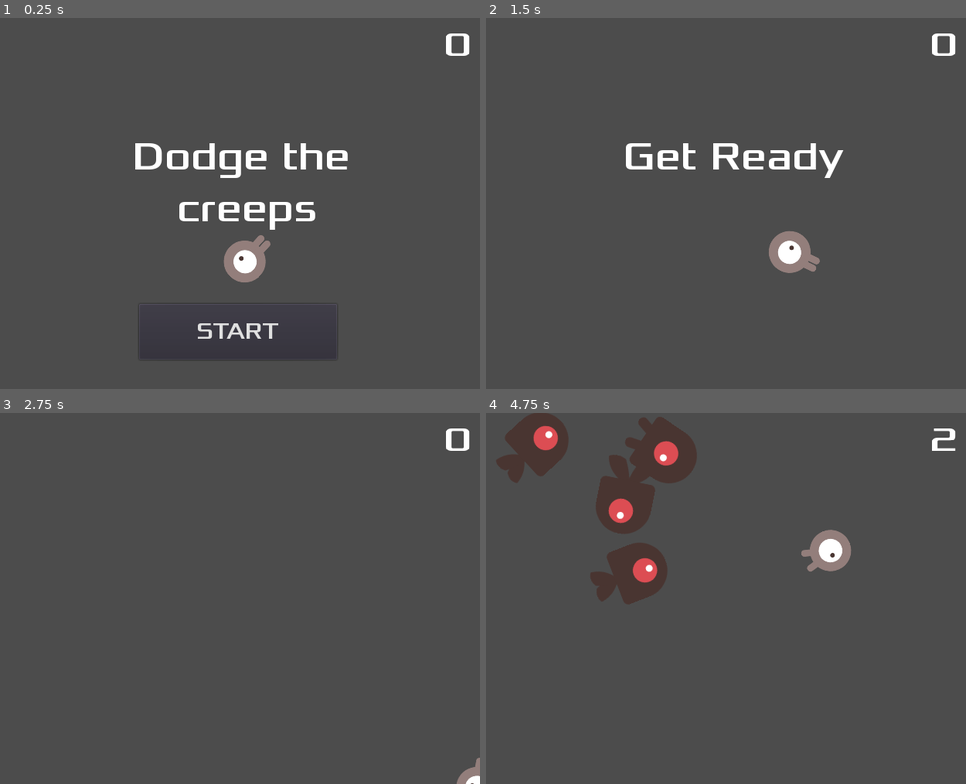
Above: before the commit, frames 1-4 (two rows, left to right).
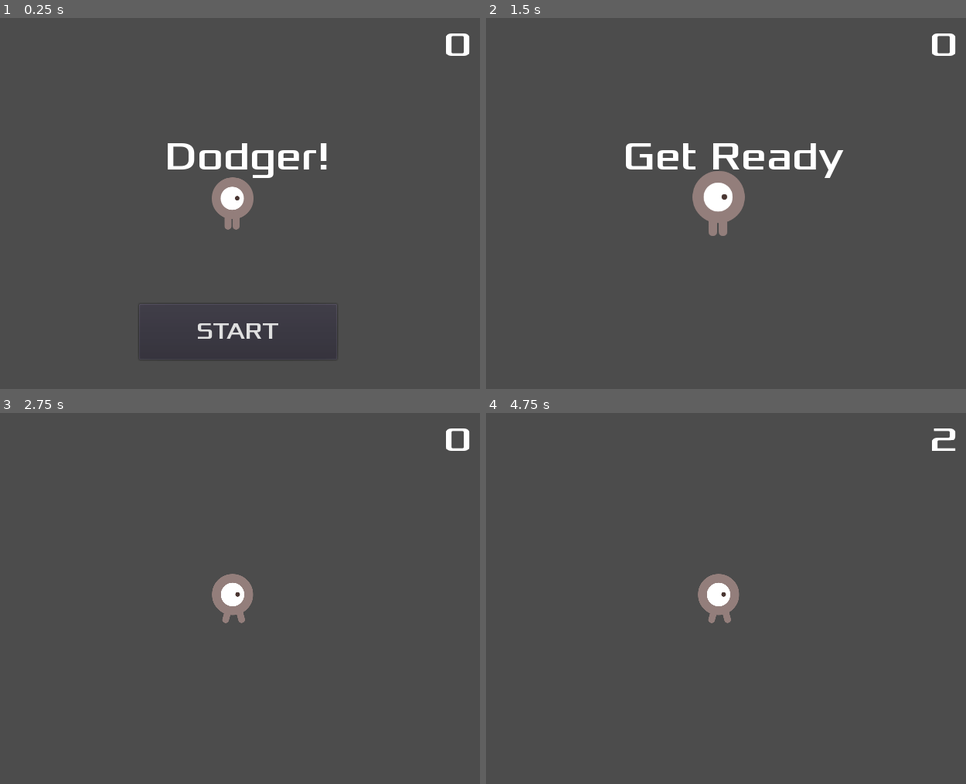
Above: after the commit, the same moments.

Repository: dpensi/Dodger
Game: Godot game, scene res://scenes/Main.tscn
The game is run twice, just before and just after one commit, with the same random seed, the same clock (stepped at 60 frames per second) and the same inputs.
Inputs (mouse positions are in pixels of both pictures, inside the frame that each line leads up to):
- Up to frame 1 (0.25 s): no input
- Up to frame 2 (1.5 s): click "START" at 0.5 s; tap Enter at 1.25 s; move the mouse to (826, 184) at 1.27 s; hold D (ui_right) from 1.28 s (still down); tap Mouse wheel down (ui_zoom_in, bound only after the commit) at 1.35 s
- Up to frame 3 (2.75 s): tap Mouse wheel up (ui_zoom_out, bound only after the commit) at 1.55, 2.1 s; move the mouse to (134, 617) at 2.02 s; release D (ui_right) at 2.03 s; hold Down (ui_down) from 2.03 s (still down); tap Mouse wheel down (ui_zoom_in, bound only after the commit) at 2.3 s
- Up to frame 4 (4.75 s): move the mouse to (769, 516) at 2.77 s; release Down (ui_down) at 2.78 s; hold D (ui_right) 2.78-3.53 s; tap Mouse wheel down (ui_zoom_in, bound only after the commit) at 2.85, 3.8, 4.35 s; tap Mouse wheel up (ui_zoom_out, bound only after the commit) at 3.05, 3.6, 4.55 s; tap Space at 3.5 s; move the mouse to (692, 672) at 3.52 s; hold W (ui_up) 3.53-4.28 s; move the mouse to (865, 654) at 4.27 s; hold Left (ui_left) from 4.28 s (still down)

The runs differ from the first frame. In frame 1, 3.9% of the frame differs, in the area x 28-73%, y 33-72%; in frame 2, 2.2%; in frame 3, 1.0%; in frame 4, 8.6%, in the area x 2-77%, y 0-57%.

Commit message:
camera follows player

Diff:
--- a/project.godot
+++ b/project.godot
@@ -65,6 +65,16 @@
 "events": [ Object(InputEventKey,"resource_local_to_scene":false,"resource_name":"","device":0,"alt":false,"shift":false,"control":false,"meta":false,"command":false,"pressed":false,"scancode":16777218,"unicode":0,"echo":false,"script":null)
  ]
 }
+ui_zoom_in={
+"deadzone": 0.5,
+"events": [ Object(InputEventMouseButton,"resource_local_to_scene":false,"resource_name":"","device":-1,"alt":false,"shift":false,"control":false,"meta":false,"command":false,"button_mask":0,"position":Vector2( 0, 0 ),"global_position":Vector2( 0, 0 ),"factor":1.0,"button_index":5,"pressed":false,"doubleclick":false,"script":null)
+ ]
+}
+ui_zoom_out={
+"deadzone": 0.5,
+"events": [ Object(InputEventMouseButton,"resource_local_to_scene":false,"resource_name":"","device":-1,"alt":false,"shift":false,"control":false,"meta":false,"command":false,"button_mask":0,"position":Vector2( 0, 0 ),"global_position":Vector2( 0, 0 ),"factor":1.0,"button_index":4,"pressed":false,"doubleclick":false,"script":null)
+ ]
+}
 
 [rendering]
 
--- a/scenes/HUD.tscn
+++ b/scenes/HUD.tscn
@@ -42,8 +42,7 @@
 margin_right = 489.435
 margin_bottom = 330.655
 custom_fonts/font = SubResource( 2 )
-text = "Dodge the
-creeps"
+text = "Dodger!"
 align = 1
 __meta__ = {
 "_edit_use_anchors_": false
@@ -65,5 +64,15 @@
 __meta__ = {
 "_edit_use_anchors_": false
 }
+
+[node name="DebugLabel" type="Label" parent="."]
+margin_left = 345.0
+margin_top = 365.0
+margin_right = 637.0
+margin_bottom = 466.0
+align = 2
+__meta__ = {
+"_edit_use_anchors_": false
+}
 [connection signal="timeout" from="MessageTimer" to="." method="_on_MessageTimer_timeout"]
 [connection signal="pressed" from="StartButton" to="." method="_on_StartButton_pressed"]
--- a/scenes/Main.tscn
+++ b/scenes/Main.tscn
@@ -9,7 +9,7 @@
 
 [sub_resource type="Curve2D" id=1]
 _data = {
-"points": PoolVector2Array( 0, 0, 0, 0, 56, -88, 0, 0, 0, 0, 536, -88, 0, 0, 0, 0, 646.127, 269.112, 0, 0, 0, 0, 536, 632, 0, 0, 0, 0, 56, 632, 0, 0, 0, 0, 56, -88 )
+"points": PoolVector2Array( 0, 0, 0, 0, -290.237, -360.449, 0, 0, 0, 0, 646.24, -353.076, 0, 0, 0, 0, 646.127, 269.112, 0, 0, 0, 0, 645.493, 641.772, 0, 0, 0, 0, 350.96, 638.494, 0, 0, 0, 0, -298.085, 635.026, 0, 0, 0, 0, -292.853, -353.076 )
 }
 
 [node name="Main" type="Node"]
@@ -17,11 +17,10 @@
 Mob = ExtResource( 3 )
 
 [node name="Player" parent="." instance=ExtResource( 2 )]
-position = Vector2( 340.139, 310.089 )
 z_index = 1
 
 [node name="MobTimer" type="Timer" parent="."]
-wait_time = 0.5
+wait_time = 5.0
 
 [node name="ScoreTimer" type="Timer" parent="."]
 
@@ -30,15 +29,15 @@
 one_shot = true
 
 [node name="PlayerSpawnPoint" type="Position2D" parent="."]
-position = Vector2( 337.999, 305.674 )
 
 [node name="MobPath" type="Path2D" parent="."]
-position = Vector2( -61.1969, 58.8181 )
-scale = Vector2( 1.0928, 0.668388 )
+position = Vector2( -120.399, -64.0824 )
+scale = Vector2( 0.681153, 0.483272 )
 curve = SubResource( 1 )
 
 [node name="MobSpawnLocation" type="PathFollow2D" parent="MobPath"]
-position = Vector2( 56, -88 )
+position = Vector2( -290.237, -360.449 )
+rotation = 0.00787141
 
 [node name="HUD" parent="." instance=ExtResource( 4 )]
 
--- a/scenes/Player.tscn
+++ b/scenes/Player.tscn
@@ -8,14 +8,14 @@
 
 [sub_resource type="SpriteFrames" id=1]
 animations = [ {
+"frames": [ ExtResource( 2 ), ExtResource( 1 ) ],
+"loop": true,
+"name": "run",
+"speed": 5.0
+}, {
 "frames": [ ExtResource( 4 ), ExtResource( 3 ) ],
 "loop": true,
 "name": "walk",
-"speed": 5.0
-}, {
-"frames": [ ExtResource( 2 ), ExtResource( 1 ) ],
-"loop": true,
-"name": "run",
 "speed": 5.0
 } ]
 
@@ -24,7 +24,6 @@
 height = 11.7169
 
 [node name="Player" type="Area2D"]
-position = Vector2( 177.995, 181.8 )
 script = ExtResource( 5 )
 
 [node name="AnimatedSprite" type="AnimatedSprite" parent="."]
@@ -33,6 +32,8 @@
 animation = "run"
 
 [node name="CollisionShape2D" type="CollisionShape2D" parent="."]
-position = Vector2( -0.263519, -0.790558 )
 shape = SubResource( 2 )
+
+[node name="Camera2D" type="Camera2D" parent="."]
+current = true
 [connection signal="body_entered" from="." to="." method="_on_Player_body_entered"]
--- /dev/null
+++ b/scripts/Camera2DController.gd
@@ -0,0 +1,16 @@
+extends Camera2D
+
+
+# Declare member variables here. Examples:
+onready var player = get_parent()
+
+# Called when the node enters the scene tree for the first time.
+func _ready():
+	position.x = player.position.x
+	position.y = player.position.y
+
+
+# Called every frame. 'delta' is the elapsed time since the previous frame.
+func _process(delta):
+	position.x = player.position.x
+	position.y = player.position.y
--- a/scripts/Main.gd
+++ b/scripts/Main.gd
@@ -6,7 +6,6 @@
 
 func _ready():
 	OS.set_window_size(Vector2(640, 480))
-
 	randomize()
 
 func _on_Player_hit():
--- a/scripts/Player.gd
+++ b/scripts/Player.gd
@@ -2,16 +2,24 @@
 
 signal hit
 
+export var ZoomSpeed = 0.2
+export var MinZoom = 0.5
+export var MaxZoom = 2.5
 export var speed = 400  # How fast the player will move (pixels/sec).
+
+onready var camera = get_node("Camera2D")
+
 var screen_size  # Size of the game window.
 var direction= Vector2()
+var mouse_position
+var wheel_down
+var wheel_up
 
 func _ready():
 	screen_size = get_viewport_rect().size
 
 func _process(delta):
 	direction = Vector2()
-	# hide()
 	get_input() # sets input direction
 	move(delta)
 	animate()
@@ -24,23 +32,45 @@
 func get_input():
 	direction.x = Input.get_action_strength("ui_right") - Input.get_action_strength("ui_left")
 	direction.y = Input.get_action_strength("ui_down") - Input.get_action_strength("ui_up")
-#
+
 	if direction.length() > 0:
 		direction = direction.normalized() * speed
+
+	mouse_position = get_viewport().get_mouse_position()
+	wheel_down = Input.is_action_just_released("ui_zoom_in")
+	wheel_up = Input.is_action_just_released("ui_zoom_out")
 
 
 func move(delta):
 	position += direction * delta
-	position.x = clamp(position.x, 0, screen_size.x)
-	position.y = clamp(position.y, 0, screen_size.y)
+	point_at_cursor(mouse_position)
+	zoom()
+
+
+func zoom():
+	if wheel_down: # zoom in
+		camera.zoom.x -= ZoomSpeed
+		camera.zoom.y -= ZoomSpeed
+	if wheel_up: # zoom out
+		camera.zoom.x += ZoomSpeed
+		camera.zoom.y += ZoomSpeed
+
+	camera.zoom.x = clamp(camera.zoom.x, MinZoom, MaxZoom)
+	camera.zoom.y = clamp(camera.zoom.y, MinZoom, MaxZoom)
+
 
 
 func animate():
 	$AnimatedSprite.animation = "walk"
 	$AnimatedSprite.play()
-	look_at(get_viewport().get_mouse_position())
 	if direction.x == 0 and direction.y == 0:
 		$AnimatedSprite.stop()
+
+func point_at_cursor(mouse_position):
+	var mouse_relative_position = Vector2(
+		mouse_position.x - position.x,
+		mouse_position.y - position.y
+	)
 
 func _on_Player_body_entered(_body):
 	hide()  # Player disappears after being hit.
--- /dev/null
+++ b/scripts/utils.gd
@@ -0,0 +1,21 @@
+extends Node
+class_name Utils
+
+# Declare member variables here. Examples:
+# var a = 2
+# var b = "text"
+
+func _init():
+	pass
+
+# Called when the node enters the scene tree for the first time.
+func _ready():
+	pass # Replace with function body.
+
+
+# Called every frame. 'delta' is the elapsed time since the previous frame.
+#func _process(delta):
+#	pass
+
+func Vector2ToString(vec: Vector2):
+	return "(" + str(vec.x) + ":" + str(vec.y) + ")"
